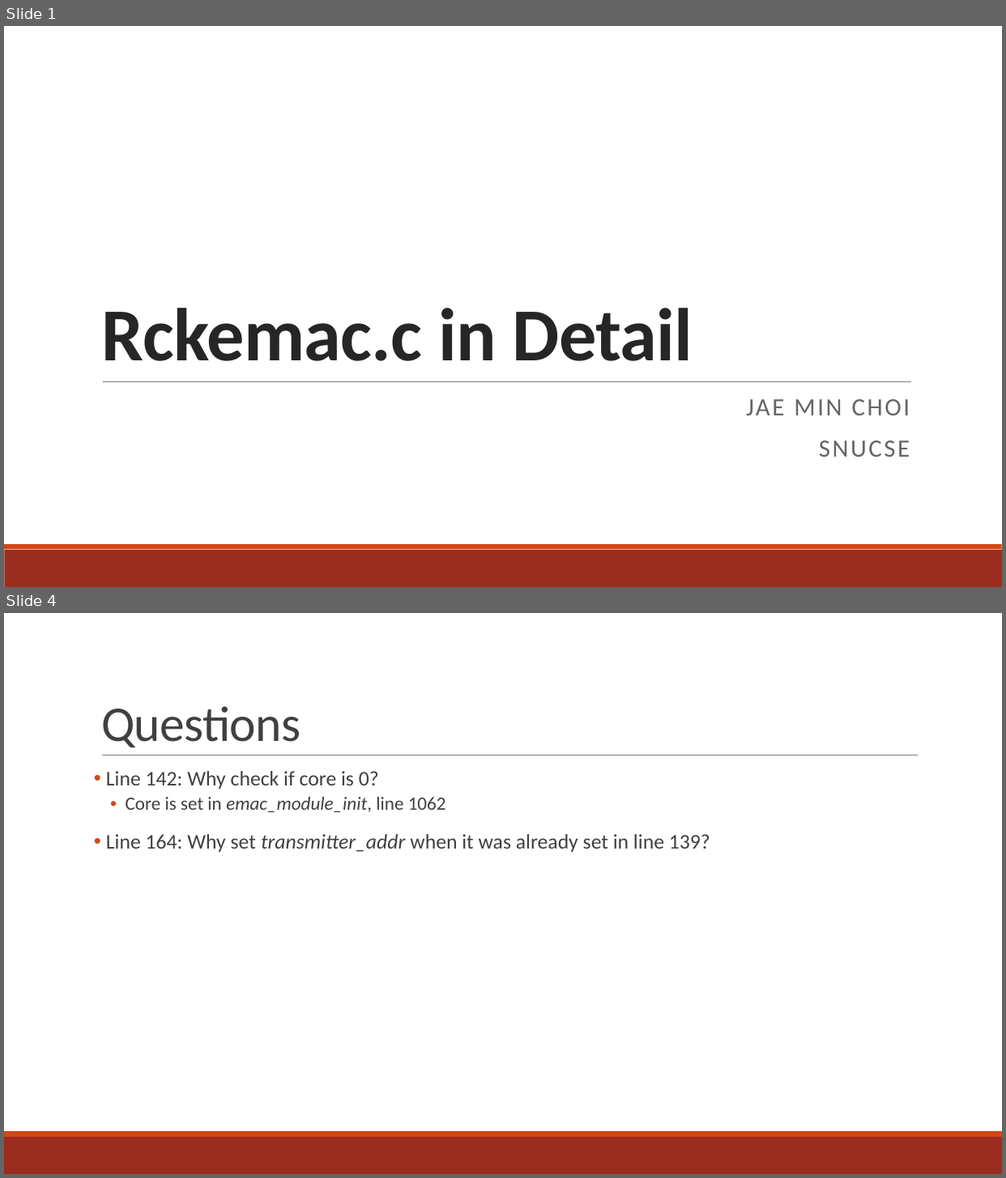
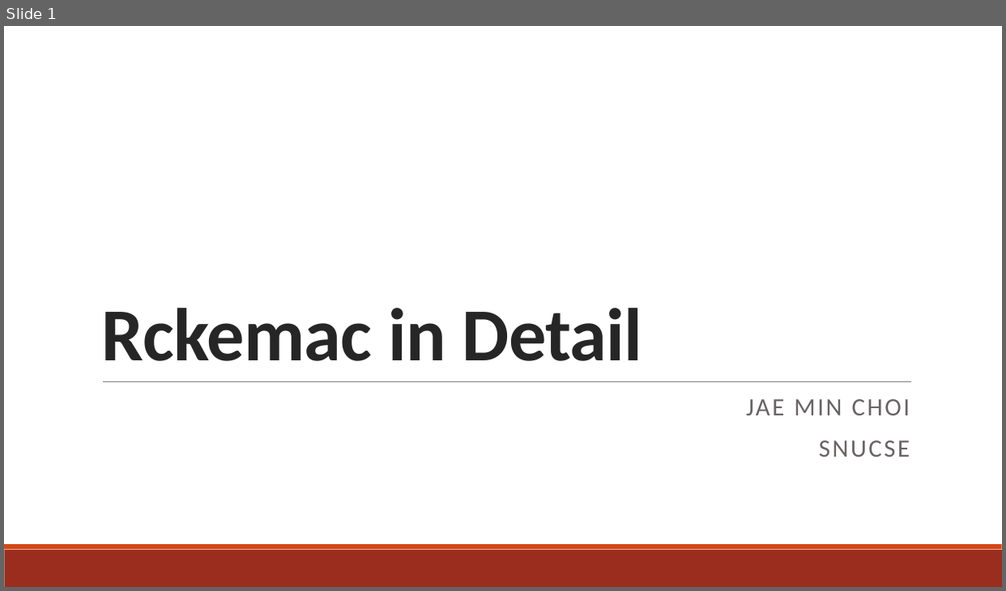
Before and after one commit to minitu/urop_priv, a slide deck: rckemac_detailed.pptx. Shown one above the other, each under a label of ours: slides 1 and 4 before the commit, slide 1 after it; the slides between them are not shown. The pictures are 1006x1178 and 1006x591 pixels, drawn with LibreOffice and Linux fonts; fonts in the diff are those of the drawing. Boxes give left, top, right and bottom in pixels: in the first picture for what was removed or moved away, otherwise in the second. Text is boxed around its words. In the diff, an @@ line names an element or a change of style, - is before the commit and + after.

Commit message:
Need to finish setup_emac TX

```diff
--- a/rckemac_detailed.pptx
+++ b/rckemac_detailed.pptx
@@ slide 4 removed at [4,613,1002,1174], background #FFFFFF; not listed: 2 template elements that a slide beside it also shows @@
@@ title removed at [101,706,300,747] @@
-Questions
@@ line removed from (102, 756) to (918, 756) @@
@@ text removed at [106,771,710,852] @@
-• Line 142: Why check if core is 0?
-  • Core is set in emac_module_init, line 1062
-• Line 164: Why set transmitter_addr when it was already set in line 139?
@@ slide 1 changed as well @@
@@ title at [101,308,642,361]: text changed @@
-Rckemac.c in Detail
+Rckemac in Detail
```
Also in this commit, not shown: 1 other slide changed, 10 slides added, 1 other slide removed, 1 other file.
